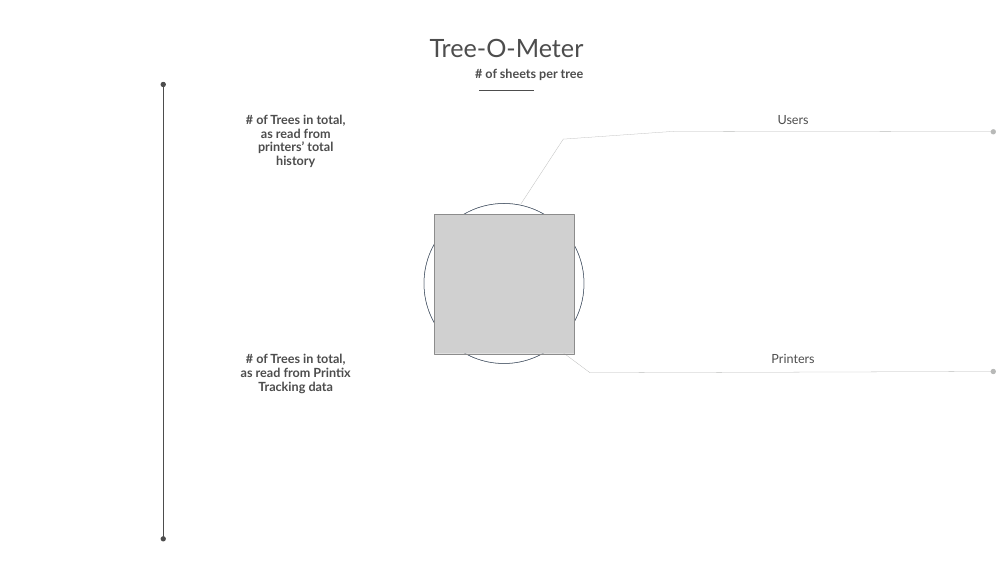
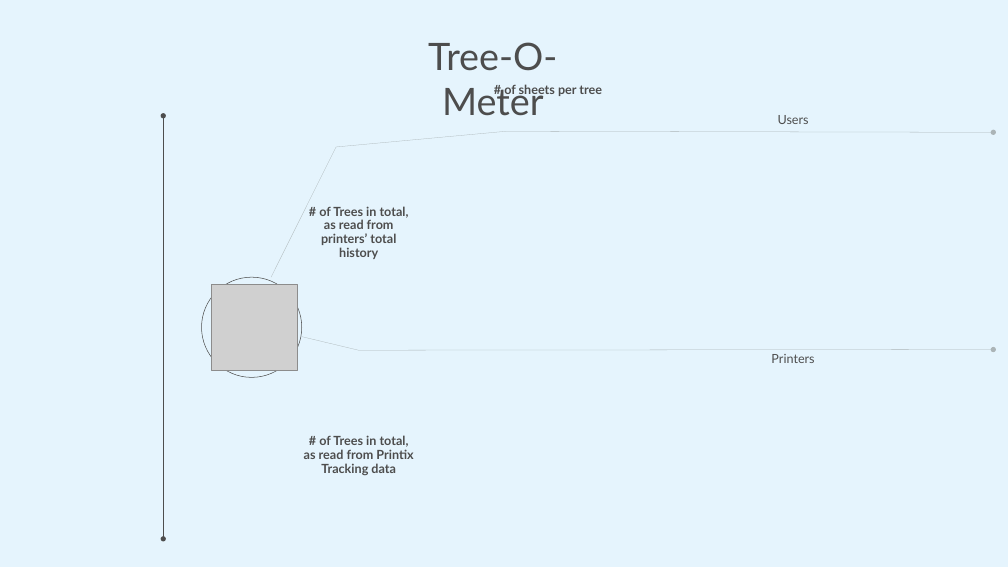
Before and after one commit to printix/Power-BI, a slide deck: slide 16 of PowerPoint/PrintixPowerBIDesign.pptx. Drawn at 1008x567 pixels with LibreOffice and Linux fonts; fonts in the diff are those of the drawing; grey boxes stand for pictures; background and template pictures are left out. Boxes give left, top, right and bottom in pixels: in the first picture for what was removed or moved away, otherwise in the second. Text is boxed around its words. In the diff, an @@ line names an element or a change of style, - is before the commit and + after.

```diff
--- a/PowerPoint/PrintixPowerBIDesign.pptx
+++ b/PowerPoint/PrintixPowerBIDesign.pptx
@@ background #FFFFFF to #E5F4FD @@
@@ text "Tree-O-Meter" at [428,42,557,116]: size 48 to 72 pt @@
@@ text "# of sheets per tree": place and size @@
-text "# of sheets per tree" at [485,68,584,80]
+text "# of sheets per tree" at [504,84,602,97]
@@ double arrow moved from (163, 85) - (163, 539) to (163, 116) - (163, 539) @@
@@ line removed from (534, 90) to (479, 90) @@
@@ freeform shape: place and size @@
-freeform shape at [521,131,993,204]
+freeform shape at [271,131,993,277]
@@ text "# of Trees in total, ...": place and size @@
-text "# of Trees in total, ..." at [256,114,346,167]
+text "# of Trees in total, ..." at [319,206,409,259]
@@ freeform shape removed at [424,203,584,363] @@
@@ freeform shape removed at [424,203,584,363] @@
@@ freeform shape added at [202,277,302,377], fill #E5F4FD, outline #4D4D4D 1 pt @@
@@ picture: place and size @@
-picture at [434,214,574,354]
+picture at [212,285,298,371]
@@ freeform shape: place and size @@
-freeform shape at [554,346,994,373]
+freeform shape at [302,337,993,350]
@@ text "# of Trees in total, ...": place and size @@
-text "# of Trees in total, ..." at [241,353,350,393]
+text "# of Trees in total, ..." at [304,435,413,475]
```
Also in this commit, not shown: 14 other slides changed, 2 slides added, 2 slides removed, 17 other files.
